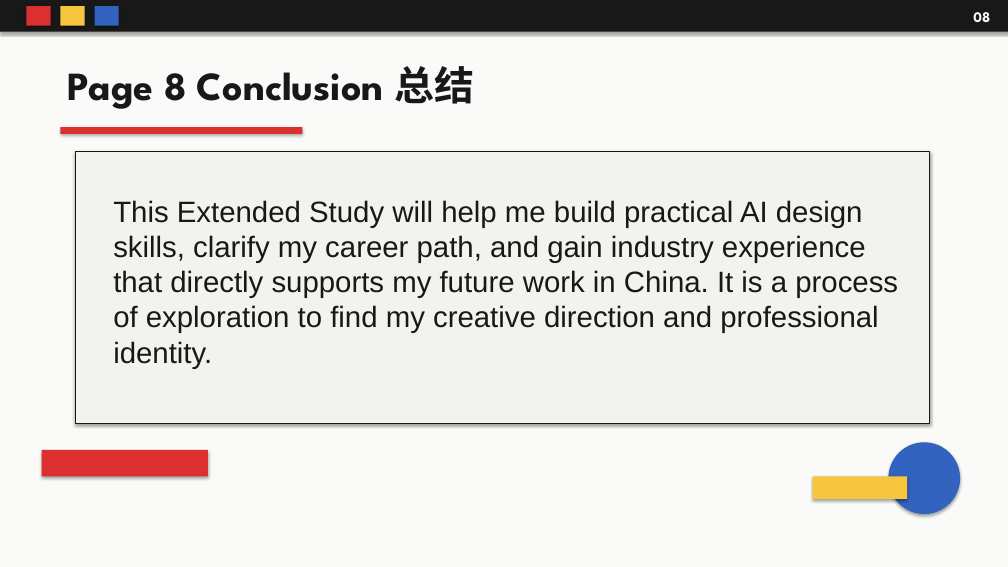
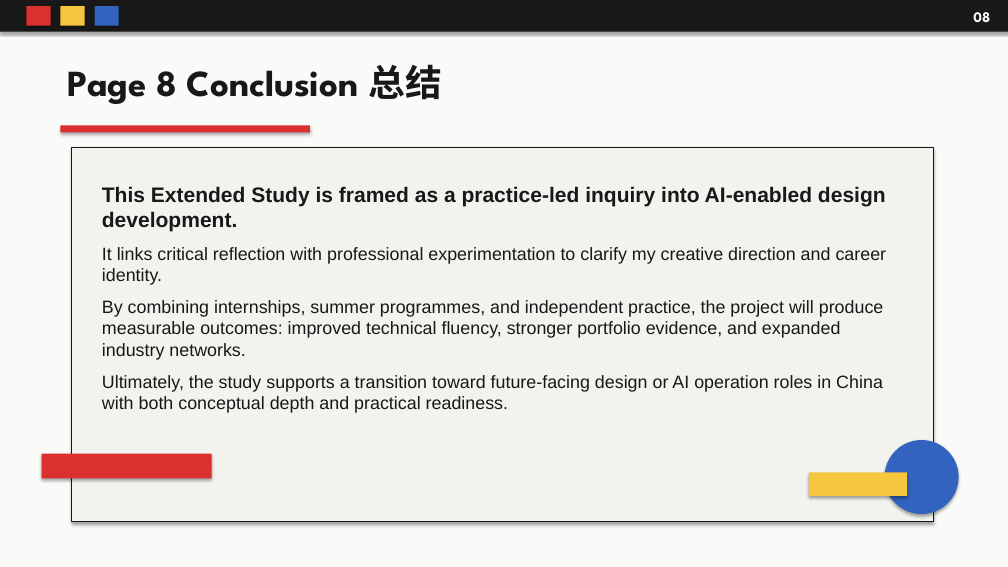
Before and after one commit to maotianyi12138-eng/-, a slide deck: slide 8 of Finding_Direction_Through_Exploration_Bauhaus.pptx. Drawn at 1008x567 pixels with LibreOffice and Linux fonts; fonts in the diff are those of the drawing. Boxes give left, top, right and bottom in pixels: in the first picture for what was removed or moved away, otherwise in the second. Text is boxed around its words. In the diff, an @@ line names an element or a change of style, - is before the commit and + after.

```diff
--- a/Finding_Direction_Through_Exploration_Bauhaus.pptx
+++ b/Finding_Direction_Through_Exploration_Bauhaus.pptx
@@ text "Page 8 Conclusion 总结" at [68, 64, 443, 104]: size 38 to 35 pt @@
@@ rectangle: place and size @@
-rectangle at [60, 127, 302, 134]
+rectangle at [60, 126, 310, 132]
@@ rectangle: place and size @@
-rectangle at [76, 151, 930, 423]
+rectangle at [72, 147, 934, 522]
@@ text at [102, 186, 887, 413]: text changed; size 28 to 17 pt @@
-This Extended Study will help me build practical AI design skills, clarify my career path, and gain industry experience that directly supports my future work in China. It is a process of exploration to find my creative direction and professional identity.
+This Extended Study is framed as a practice-led inquiry into AI-enabled design development.
+It links critical reflection with professional experimentation to clarify my creative direction and career identity.
+By combining internships, summer programmes, and independent practice, the project will produce measurable outcomes: improved technical fluency, stronger portfolio evidence, and expanded industry networks.
+Ultimately, the study supports a transition toward future-facing design or AI operation roles in China with both conceptual depth and practical readiness.
@@ ellipse: place and size @@
-ellipse at [889, 442, 960, 514]
+ellipse at [885, 440, 959, 514]
@@ rectangle: place and size @@
-rectangle at [42, 450, 208, 476]
+rectangle at [42, 454, 212, 479]
@@ rectangle: place and size @@
-rectangle at [813, 476, 907, 499]
+rectangle at [809, 473, 907, 496]
```
Also in this commit, not shown: 7 other slides changed.
